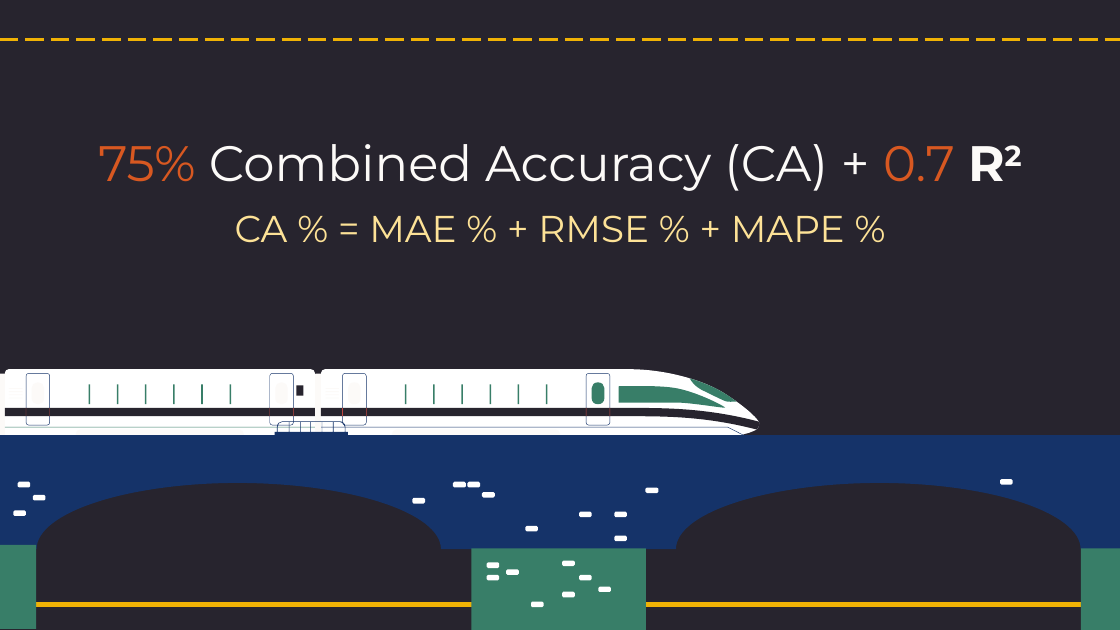
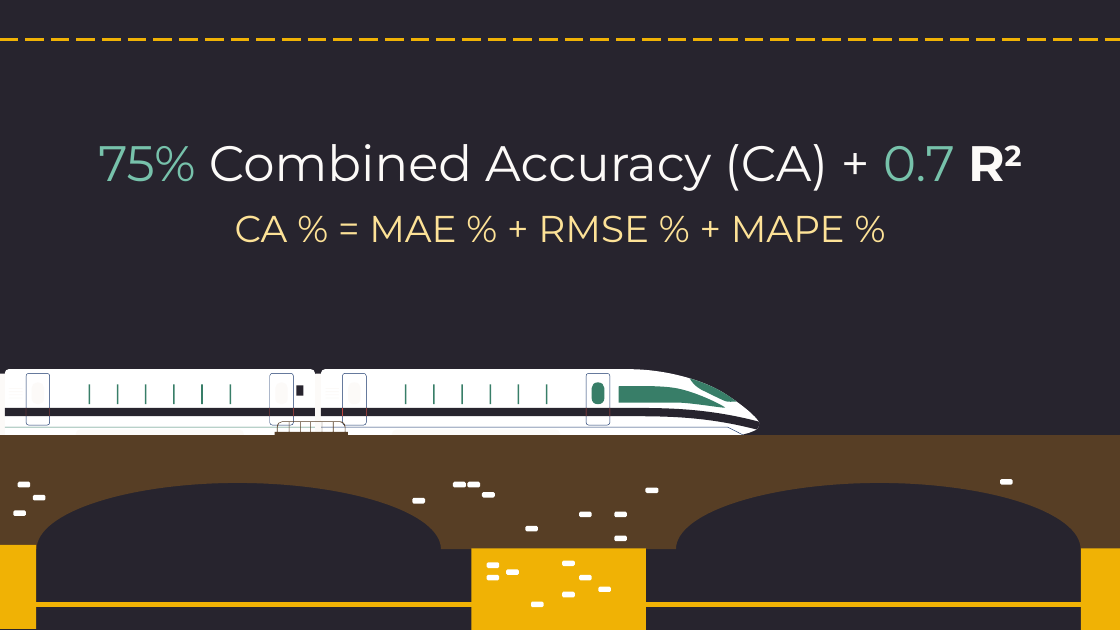
Before and after one commit to NightfuryEquinn/Ridership, a slide deck: slide 27 of docs/24202141_yipzixian_p1_presentation_revised.pptx. Drawn at 1120x630 pixels with LibreOffice and Linux fonts; fonts in the diff are those of the drawing. Boxes give left, top, right and bottom in pixels: in the first picture for what was removed or moved away, otherwise in the second. Text is boxed around its words. In the diff, an @@ line names an element or a change of style, - is before the commit and + after.

```diff
--- a/docs/24202141_yipzixian_p1_presentation_revised.pptx
+++ b/docs/24202141_yipzixian_p1_presentation_revised.pptx
@@ title "75% Combined Accuracy (CA) + ..." at (98,144,955,191): text colour #D85821 to #77C2AB in "75% 0.7" @@
@@ freeform shape at (0,421,1120,629): fill #153369 to #583E25 @@
@@ fill #387E68 to #F0B205 in 3 elements at (0,545,36,629), (472,549,646,630), (1081,549,1120,630) @@
```
Also in this commit, not shown: 4 other slides changed, 2 slides added, 2 slides removed, 19 other files.
